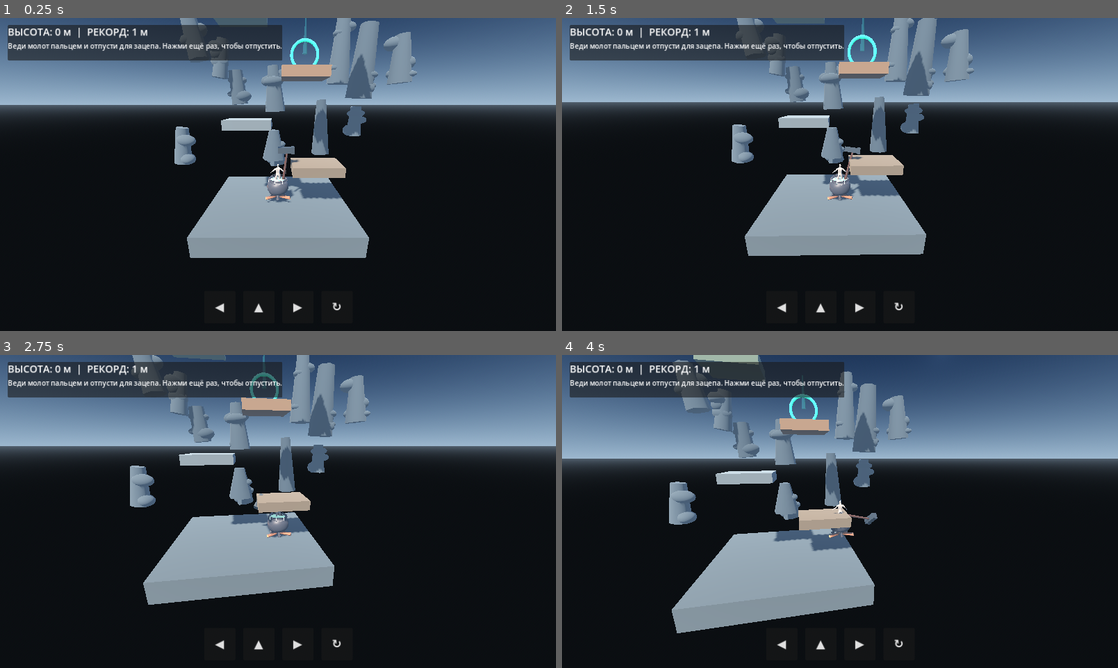
Above: before the commit, frames 1-4 (two rows, left to right).
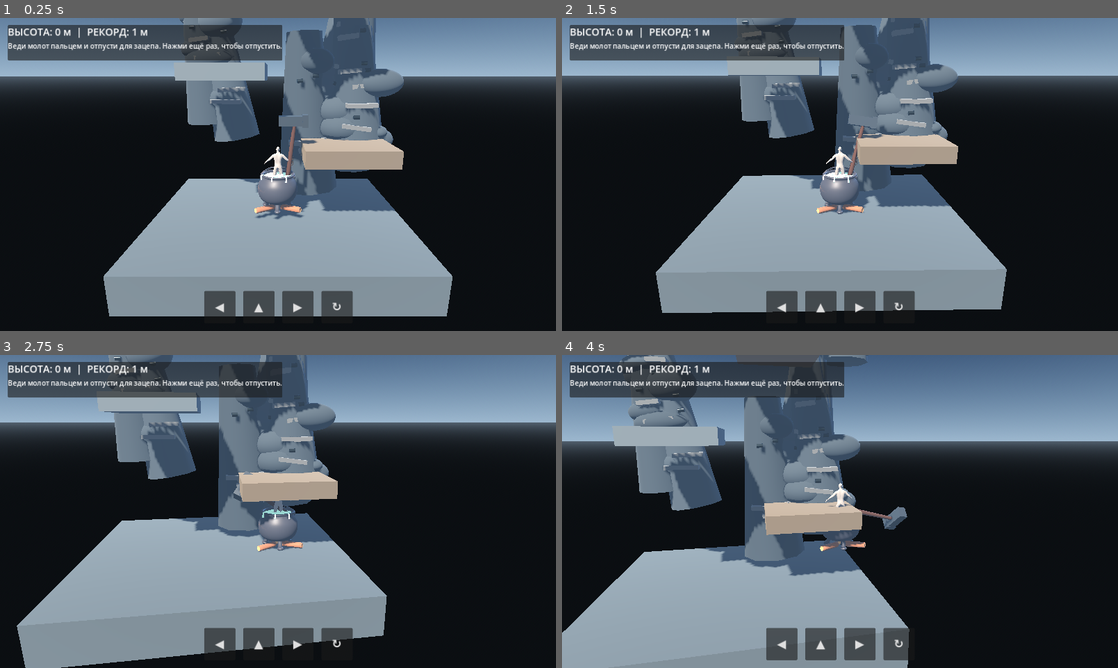
Above: after the commit, the same moments.

Repository: uchihabaha05-del/CLIMB-MASTER
Game: Godot game, scene res://scenes/main.tscn
Same seed, same stepped clock (60 frames per second), same inputs: the game is played once before the commit and once after it.
Inputs (mouse positions are in pixels of both pictures, inside the frame that each line leads up to):
- Up to frame 1 (0.25 s): no input
- Up to frame 2 (1.5 s): tap Enter (ui_accept) at 0.5, 0.77 s; move the mouse to (962, 158) at 0.52 s; hold Right (ui_right) 0.53-1.25 s; click (962, 158) at 0.67 s; drag from (728, 190) to (812, 237) at 1.27 s
- Up to frame 3 (2.75 s): move the mouse to (333, 442) at 2.02 s; hold Right (ui_right) from 2.03 s (still down)
- Up to frame 4 (4 s): release Right (ui_right) at 2.75 s; drag from (812, 574) to (673, 464) at 2.77 s; move the mouse to (1006, 558) at 3.52 s; hold Left (ui_left) from 3.53 s (still down); tap Enter (ui_accept) at 3.77 s

The runs differ from the first frame. In frame 1, 46% of the frame differs, in the area x 0-100%, y 0-96%; in frame 2, 45%; in frame 3, 48%; in frame 4, 50%, in the area x 0-100%, y 0-100%.

Commit message:
Improve climbing camera and add rock and metal details

Diff:
--- a/scripts/main.gd
+++ b/scripts/main.gd
@@ -82,12 +82,13 @@
         mesh.top_radius = top_radius
         mesh.bottom_radius = bottom_radius
         mesh.height = rock_height
-        mesh.radial_segments = 7
+        mesh.radial_segments = 9
         rock_mesh.mesh = mesh
         var mat := StandardMaterial3D.new()
         var rock_tone := randf_range(-0.025, 0.035)
         mat.albedo_color = Color(0.17 + rock_tone, 0.21 + rock_tone, 0.25 + rock_tone)
-        mat.roughness = 0.98
+        mat.roughness = 0.96
+        mat.metallic = 0.03
         rock_mesh.material_override = mat
         rock_body.add_child(rock_mesh)
 
@@ -114,7 +115,37 @@
         rock_collision.shape = rock_shape
         rock_body.add_child(rock_collision)
 
-        rock_body.position = Vector3(randf_range(-13, 13), randf_range(0, 17), randf_range(-13, -9))
+        # Broken stone plates and metallic climbing anchors add readable silhouettes.
+        for ledge_index in range(3):
+            var ledge := MeshInstance3D.new()
+            var ledge_mesh := BoxMesh.new()
+            ledge_mesh.size = Vector3(randf_range(0.65, 1.25), 0.16, 0.55)
+            ledge.mesh = ledge_mesh
+            ledge.position = Vector3(randf_range(-0.35, 0.35), randf_range(-rock_height * 0.35, rock_height * 0.35), bottom_radius * 0.72)
+            ledge.rotation.z = randf_range(-0.18, 0.18)
+            var stone_edge := StandardMaterial3D.new()
+            stone_edge.albedo_color = Color(0.34, 0.35, 0.36)
+            stone_edge.roughness = 0.9
+            ledge.material_override = stone_edge
+            rock_body.add_child(ledge)
+
+        for bolt_index in range(2):
+            var bolt := MeshInstance3D.new()
+            var bolt_mesh := CylinderMesh.new()
+            bolt_mesh.top_radius = 0.075
+            bolt_mesh.bottom_radius = 0.075
+            bolt_mesh.height = 0.22
+            bolt.mesh = bolt_mesh
+            bolt.rotation.z = PI * 0.5
+            bolt.position = Vector3(randf_range(-0.45, 0.45), randf_range(-rock_height * 0.3, rock_height * 0.3), bottom_radius * 0.88)
+            var steel := StandardMaterial3D.new()
+            steel.albedo_color = Color(0.22, 0.27, 0.30)
+            steel.metallic = 0.92
+            steel.roughness = 0.24
+            bolt.material_override = steel
+            rock_body.add_child(bolt)
+
+        rock_body.position = Vector3(randf_range(-5.5, 5.5), randf_range(1.0, 19.0), randf_range(-3.2, -1.8))
         rock_body.rotation.z = randf_range(-0.2, 0.2)
         add_child(rock_body)
 
@@ -186,8 +217,9 @@
 
 func _build_camera() -> void:
     camera = Camera3D.new()
-    camera.position = Vector3(0, 6, 13)
-    camera.rotation_degrees = Vector3(-18, 0, 0)
+    camera.position = Vector3(0, 4.8, 12.5)
+    camera.rotation_degrees = Vector3(-12, 0, 0)
+    camera.fov = 48.0
     camera.current = true
     add_child(camera)
 
@@ -250,11 +282,10 @@
     _check_checkpoint()
     peak_y = maxf(peak_y, h)
     height_label.text = "ВЫСОТА: %d м  |  РЕКОРД: %d м" % [int(h), int(peak_y)]
-    camera.global_position = camera.global_position.lerp(
-        Vector3(player.global_position.x * 0.25, player.global_position.y + 5.5, player.global_position.z + 13.0),
-        1.0 - exp(-3.0 * delta)
-    )
-    camera.look_at(player.global_position + Vector3(0, 1.3, 0), Vector3.UP)
+    # Fixed, slightly elevated chase camera: it follows the climber but does not orbit.
+    var target_camera := Vector3(player.global_position.x * 0.18, player.global_position.y + 4.2, player.global_position.z + 12.5)
+    camera.global_position = camera.global_position.lerp(target_camera, 1.0 - exp(-4.2 * delta))
+    camera.look_at(player.global_position + Vector3(0, 1.0, 0), Vector3.UP)
     if player.global_position.y < -8.0 and not game_over:
         game_over = true
         status_label.text = "Падение! Возврат к контрольной точке."
